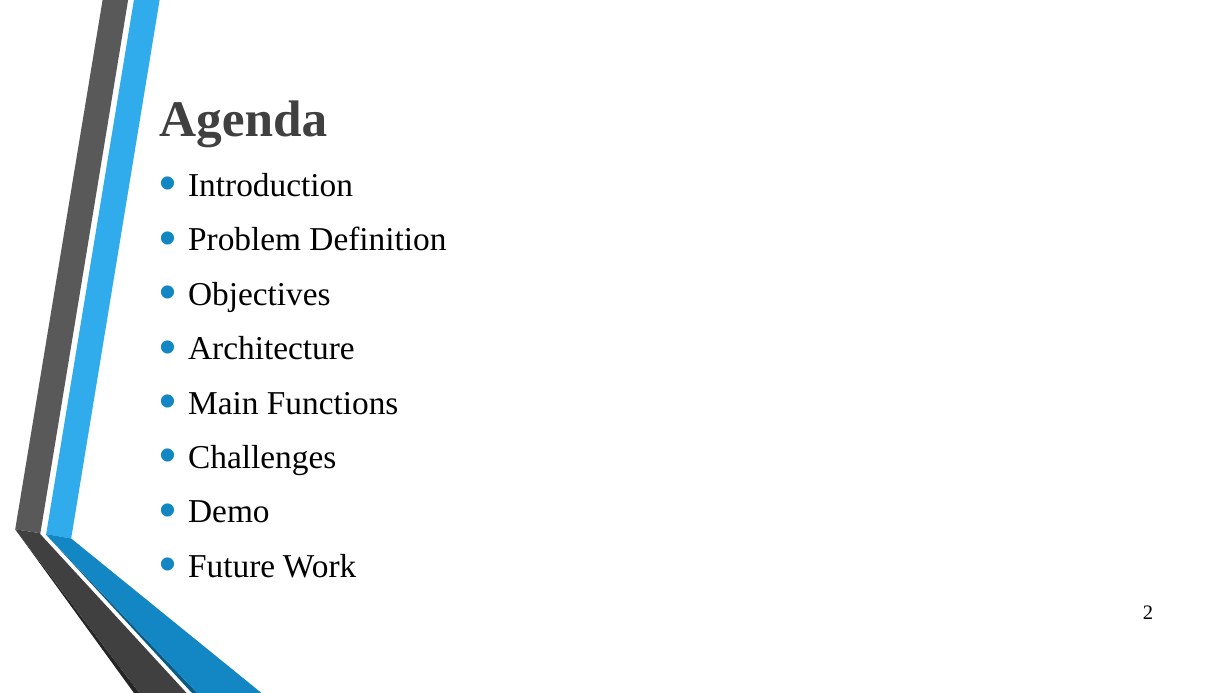
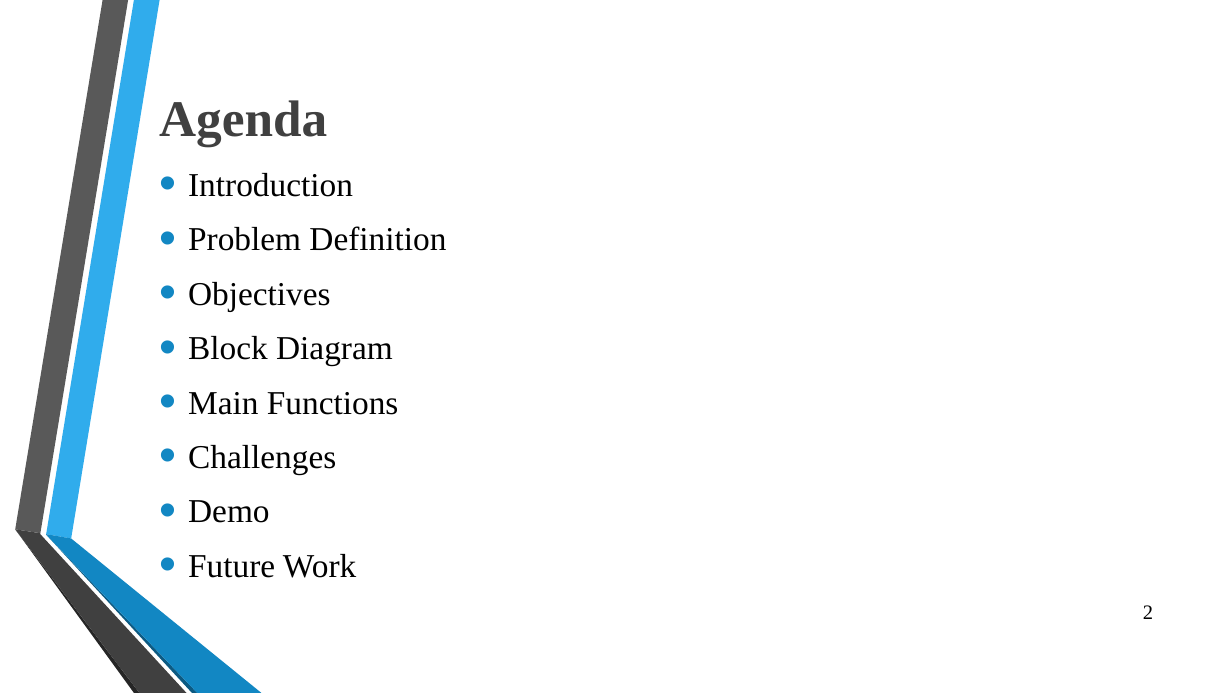
Before and after one commit to OmarSedkyUI/CyberLearningAdventureJunior, a slide deck: slide 3 of Graduation_Project_Presentation_FinalSeminar.pptx. Drawn at 1232x693 pixels with LibreOffice and Linux fonts; fonts in the diff are those of the drawing; background and template pictures are left out. Boxes give left, top, right and bottom in pixels: in the first picture for what was removed or moved away, otherwise in the second. Text is boxed around its words. In the diff, an @@ line names an element or a change of style, - is before the commit and + after.

```diff
--- a/Graduation_Project_Presentation_FinalSeminar.pptx
+++ b/Graduation_Project_Presentation_FinalSeminar.pptx
@@ text at <box>188,336,393,366</box>: text changed @@
-• Architecture
+• Block Diagram
```
Also in this commit, not shown: 4 other slides changed, 1 slide removed.
